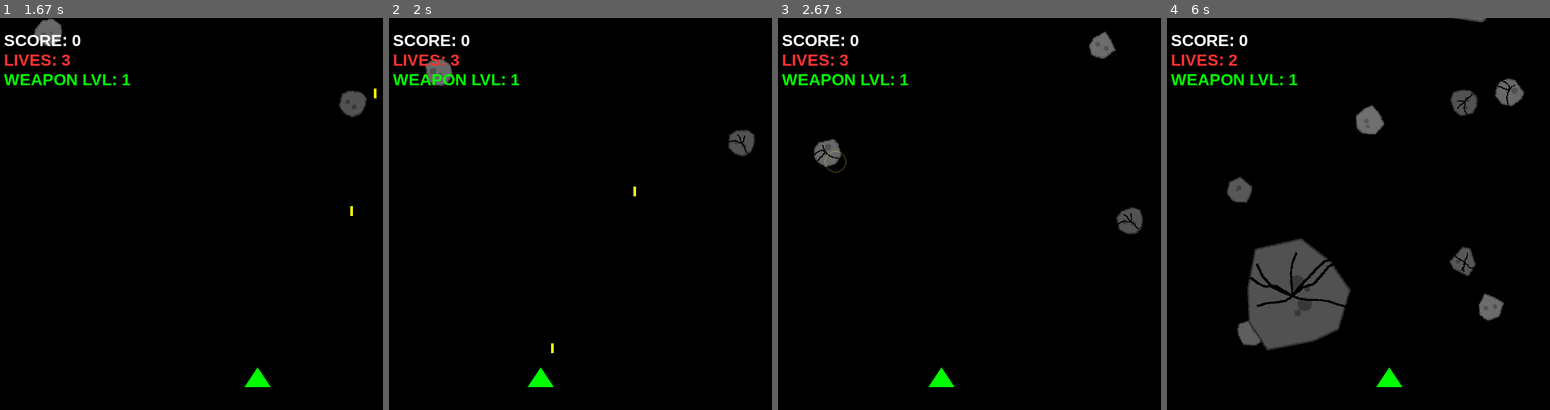
Above: before the commit, frames 1-4 (left to right).
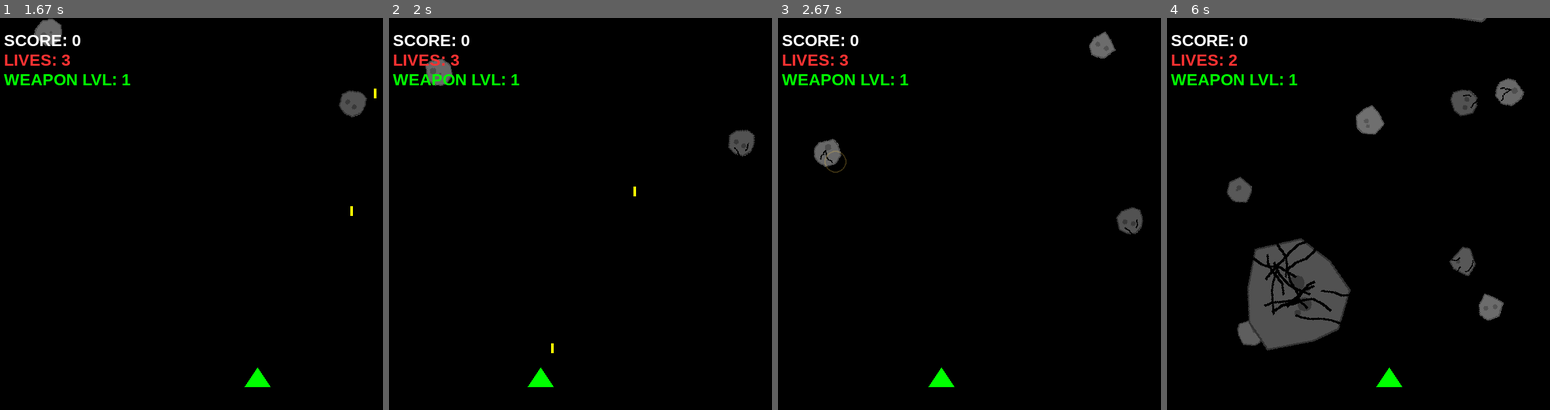
Above: after the commit, the same moments.

Repository: Farae1/pygame
Game: pygame game, started from main.py
Two runs of this game, one before a commit and one after it. Both use one fixed random seed, a clock stepped at 60 frames per second and the inputs below.
Inputs:
- Up to frame 1 (1.67 s): hold Right 0.33-0.8 s; hold Right 0.83-1.3 s; tap Space at 0.9, 1.2, 1.4 s; hold Left from 1.33 s (still down)
- Up to frame 2 (2 s): tap Space at 1.7, 1.97 s; release Left at 1.87 s; hold Left from 1.9 s (still down)
- Up to frame 3 (2.67 s): tap Space at 2.27, 2.4 s; release Left at 2.3 s; hold Right from 2.33 s (still down)
- Up to frame 4 (6 s): tap Space at 2.7, 3.07, 3.37, 3.57, 3.87, 4.07, 4.37, 4.57, 4.87, 5.13, 5.43, 5.57, 5.87 s; release Right at 2.97 s; hold Left 3-3.47 s; hold Right 3.5-3.97 s; hold Right 4-4.47 s; hold Left 4.5-5.03 s; hold Left 5.07-5.47 s; hold Right from 5.5 s (still down)

Frame 1 is identical in both runs. In frame 2, less than 0.1% of the frame differs, in the area x 88-95%, y 29-36%; in frame 3, less than 0.1%; in frame 4, 1.3%, in the area x 21-91%, y 16-79%.

Commit message:
fix: corrigindo os meteoros especiais rachando só no primeiro tiro e aproveitando e deixando os normais com rachaduras incrementais também pra dar pra implementar incremento de dificuldade

Diff:
--- a/src/components/inimigos.py
+++ b/src/components/inimigos.py
@@ -13,14 +13,15 @@
         super().__init__()
         self.vida = hp
         self._get_pontos = get_pontos
-        self._image_normal, self._image_rachado = self._gerar_imagens()
+        self._image_normal = self._gerar_imagem()
+        self._image_rachado = self._image_normal.copy()
         self._image_base = self._image_normal
         self.image = self._image_base
         self.angulo = random.randint(0, 360)
         self.vel_rotacao = random.uniform(-2.5, 2.5)
         self.reset_pos()
 
-    def _gerar_imagens(self):
+    def _gerar_imagem(self):
         tamanho = 50
         surf = pygame.Surface((tamanho, tamanho), pygame.SRCALPHA)
         cx, cy = tamanho // 2, tamanho // 2
@@ -37,23 +38,22 @@
             cx2 = cx + random.randint(-8, 8)
             cy2 = cy + random.randint(-8, 8)
             pygame.draw.circle(surf, (self.tom - 25, self.tom - 25, self.tom - 25), (cx2, cy2), random.randint(2, 5))
-
-        surf_rachado = surf.copy()
-        for _ in range(random.randint(4, 6)):
+        return surf
+
+    def atualizar_visual(self):
+        cx, cy = 25, 25
+        for _ in range(random.randint(2, 3)):
             ang = random.uniform(0, 2 * math.pi)
-            x, y = float(cx), float(cy)
+            x = cx + random.uniform(-13, 13)
+            y = cy + random.uniform(-13, 13)
             pts_crack = [(int(x), int(y))]
             for _ in range(random.randint(3, 5)):
                 ang += random.uniform(-0.5, 0.5)
                 x += math.cos(ang) * random.uniform(3, 7)
                 y += math.sin(ang) * random.uniform(3, 7)
                 pts_crack.append((int(x), int(y)))
-            pygame.draw.lines(surf_rachado, (0, 0, 0), False, pts_crack, 1)
-            pygame.draw.lines(surf_rachado, (0, 0, 0), False, pts_crack, 2)
-
-        return surf, surf_rachado
-
-    def atualizar_visual(self):
+            pygame.draw.lines(self._image_rachado, (0, 0, 0), False, pts_crack, 1)
+            pygame.draw.lines(self._image_rachado, (0, 0, 0), False, pts_crack, 2)
         self._image_base = self._image_rachado
 
     def reset_pos(self):
@@ -135,14 +135,15 @@
         super().__init__()
         self.vida = hp
         self._get_pontos = get_pontos
-        self._image_normal, self._image_rachado = self._gerar_imagens()
+        self._image_normal = self._gerar_imagem()
+        self._image_rachado = self._image_normal.copy()
         self._image_base = self._image_normal
         self.image = self._image_base
         self.angulo = random.randint(0, 360)
         self.vel_rotacao = random.uniform(-1.2, 1.2)
         self.reset_pos()
 
-    def _gerar_imagens(self):
+    def _gerar_imagem(self):
         tamanho = 200
         surf = pygame.Surface((tamanho, tamanho), pygame.SRCALPHA)
         cx, cy = tamanho // 2, tamanho // 2
@@ -159,23 +160,22 @@
             cx2 = cx + random.randint(-25, 25)
             cy2 = cy + random.randint(-25, 25)
             pygame.draw.circle(surf, (self.tom - 25, self.tom - 25, self.tom - 25), (cx2, cy2), random.randint(5, 14))
-
-        surf_rachado = surf.copy()
-        for _ in range(random.randint(5, 8)):
+        return surf
+
+    def atualizar_visual(self):
+        cx, cy = 100, 100
+        for _ in range(random.randint(2, 4)):
             ang = random.uniform(0, 2 * math.pi)
-            x, y = float(cx), float(cy)
+            x = cx + random.uniform(-52, 52)
+            y = cy + random.uniform(-52, 52)
             pts_crack = [(int(x), int(y))]
             for _ in range(random.randint(4, 7)):
                 ang += random.uniform(-0.5, 0.5)
                 x += math.cos(ang) * random.uniform(10, 22)
                 y += math.sin(ang) * random.uniform(10, 22)
                 pts_crack.append((int(x), int(y)))
-            pygame.draw.lines(surf_rachado, (0, 0, 0), False, pts_crack, 2)
-            pygame.draw.lines(surf_rachado, (0, 0, 0), False, pts_crack, 4)
-
-        return surf, surf_rachado
-
-    def atualizar_visual(self):
+            pygame.draw.lines(self._image_rachado, (0, 0, 0), False, pts_crack, 2)
+            pygame.draw.lines(self._image_rachado, (0, 0, 0), False, pts_crack, 4)
         self._image_base = self._image_rachado
 
     def reset_pos(self):
